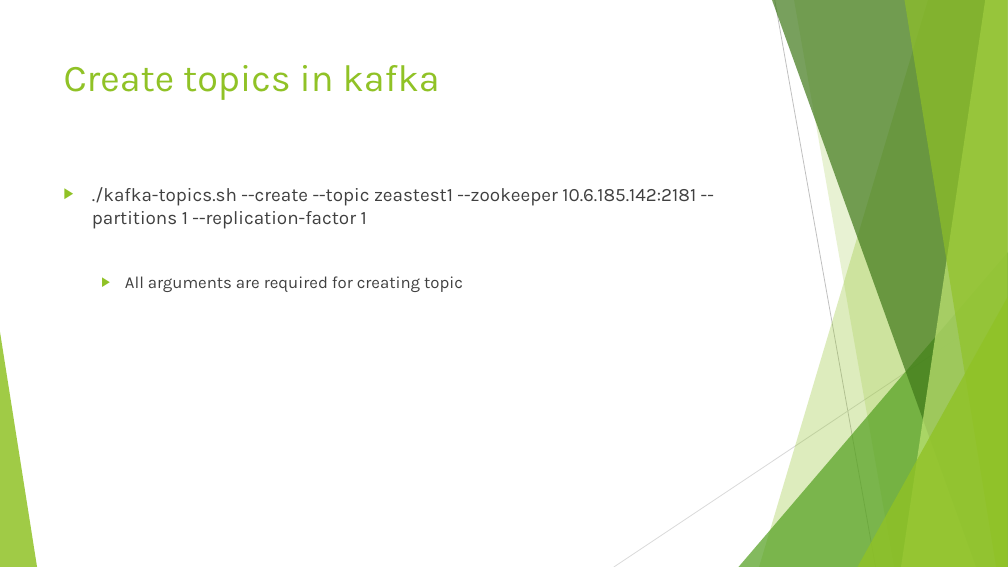
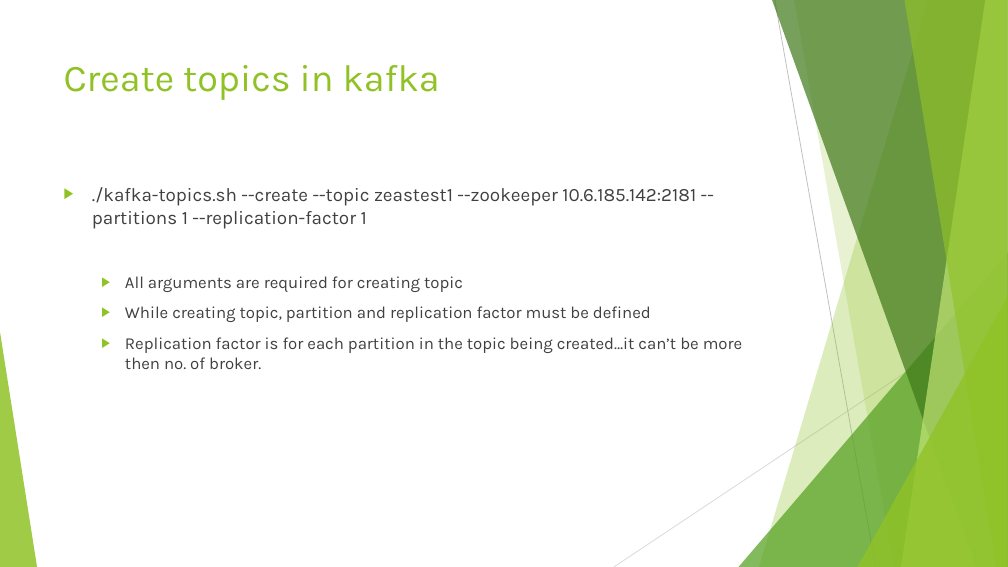
Before and after one commit to ketankk/BDppt, a slide deck: slide 4 of ppt/Kafka.pptx. Drawn at 1008x567 pixels with LibreOffice and Linux fonts; fonts in the diff are those of the drawing. Boxes give left, top, right and bottom in pixels: in the first picture for what was removed or moved away, otherwise in the second. Text is boxed around its words. In the diff, an @@ line names an element or a change of style, - is before the commit and + after.

Commit message:
yarn kafka

```diff
--- a/ppt/Kafka.pptx
+++ b/ppt/Kafka.pptx
@@ text at [125,306,742,369]: paragraphs added @@
+  ▶ While creating topic, partition and replication factor must be defined
+  ▶ Replication factor is for each partition in the topic being created…it can’t be more then no. of broker.
```
Also in this commit, not shown: 4 slides added, 5 other files.
